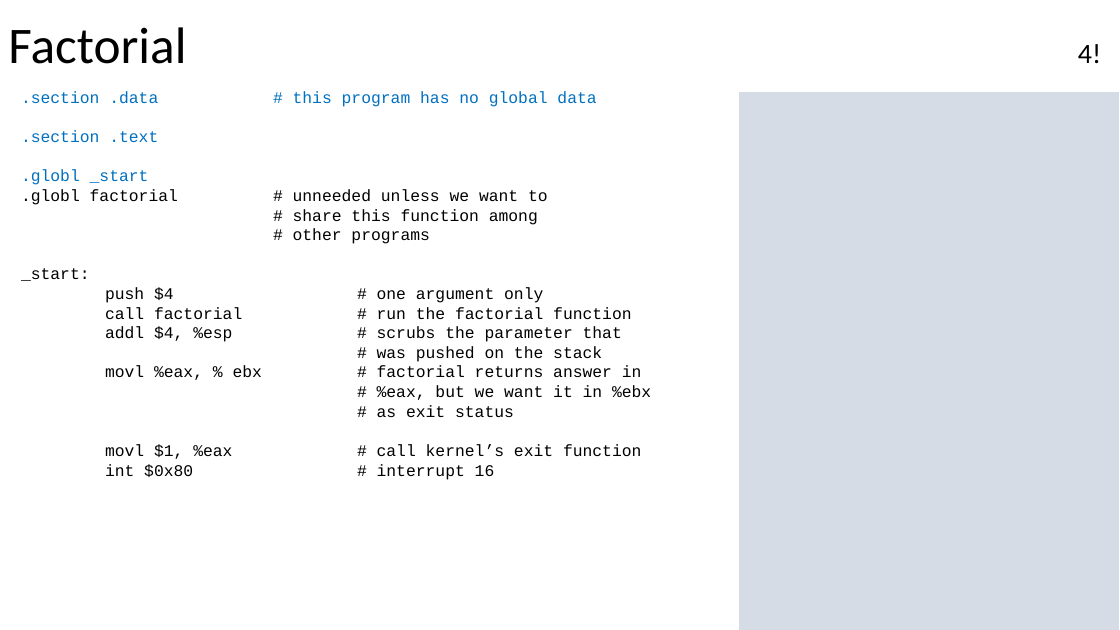
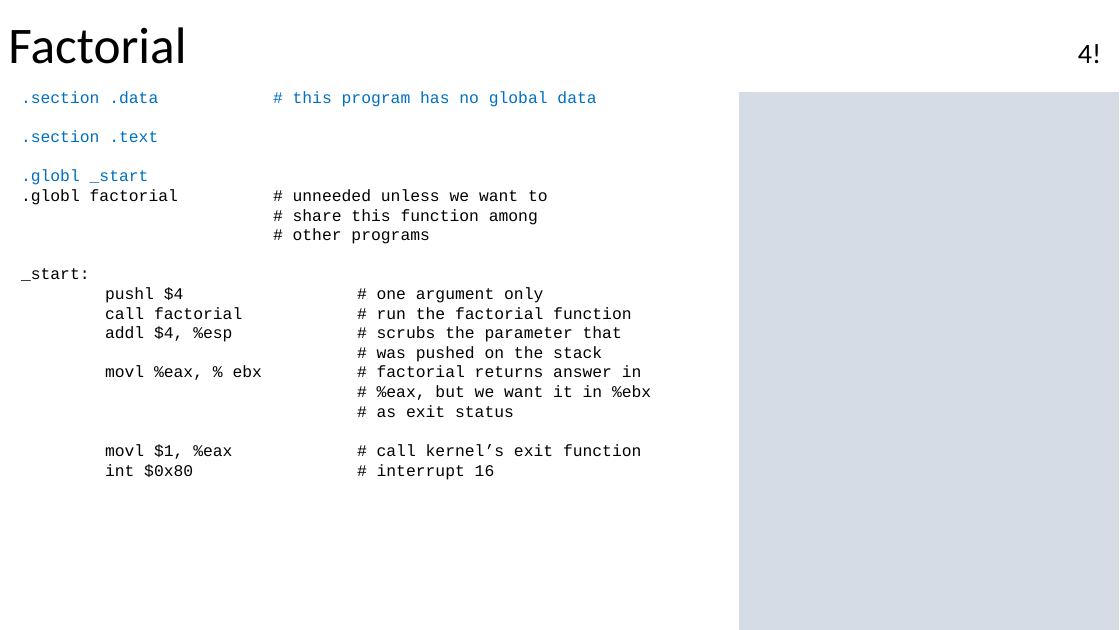
Before and after one commit to Jsalaz1989/x86-Assembly-ATT, a slide deck: slide 2 of factorial/4.1 Factorial.pptx. Drawn at 1120x630 pixels with LibreOffice and Linux fonts; fonts in the diff are those of the drawing. Boxes give left, top, right and bottom in pixels: in the first picture for what was removed or moved away, otherwise in the second. Text is boxed around its words. In the diff, an @@ line names an element or a change of style, - is before the commit and + after.

```diff
--- a/factorial/4.1 Factorial.pptx
+++ b/factorial/4.1 Factorial.pptx
@@ text at (105,287,543,303): text changed @@
-push $4 # one argument only
+pushl $4 # one argument only
```
Also in this commit, not shown: 9 other slides changed, 1 slide added.
